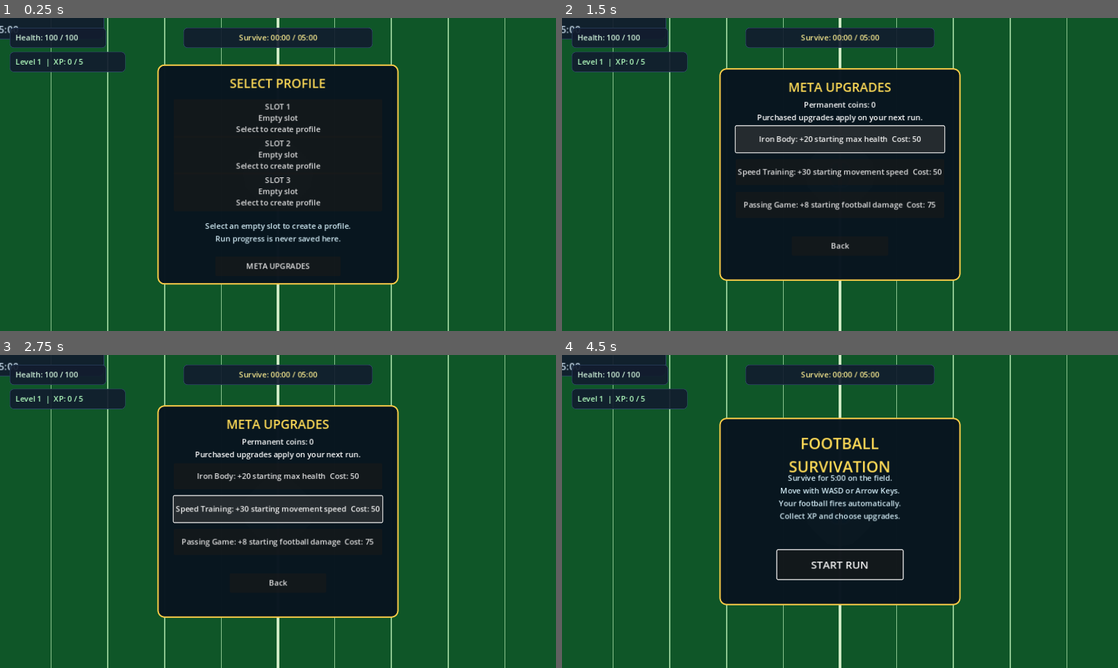
Above: before the commit, frames 1-4 (two rows, left to right).
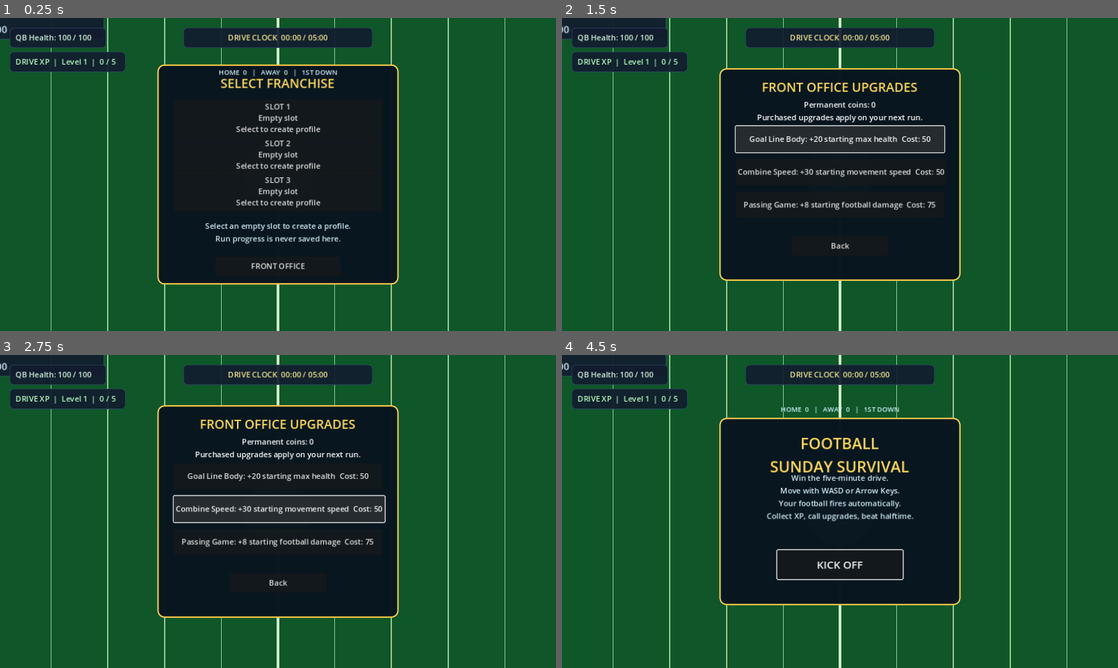
Above: after the commit, the same moments.

Repository: bulmaspanties/Football-Survivation
Game: Godot game, scene res://scenes/Main.tscn
Same seed, same stepped clock (60 frames per second), same inputs: the game is played once before the commit and once after it.
Inputs:
- Up to frame 1 (0.25 s): no input
- Up to frame 2 (1.5 s): click "META UPGRADES" (after the commit: "FRONT OFFICE") at 0.5 s; click "Iron Body: +20 starting max h…" (after the commit: "Goal Line Body: +20 starting …") at 1.25 s
- Up to frame 3 (2.75 s): click "Speed Training: +30 starting …" (after the commit: "Combine Speed: +30 starting m…") at 2 s
- Up to frame 4 (4.5 s): click "Passing Game: +8 starting foo…" at 2.75 s; click "Back" at 3.5 s; click "SLOT 1 Empty slot Select to c…" at 4.25 s

The runs differ from the first frame. In frame 1, 1.4% of the frame differs, in the area x 0-61%, y 2-81%; in frame 2, 2.1%; in frame 3, 2.2%; in frame 4, 2.2%, in the area x 0-64%, y 2-69%.

Commit message:
Polish football presentation
Co-authored-by: Copilot App <223556219+Copilot@users.noreply.github.com>

Diff:
--- a/scenes/Main.tscn
+++ b/scenes/Main.tscn
@@ -122,6 +122,56 @@
 polygon = PackedVector2Array(470, -300, 560, -300, 560, 300, 470, 300)
 color = Color(0.04, 0.25, 0.13, 1)
 
+[node name="HomeSideline" type="Line2D" parent="Arena"]
+points = PackedVector2Array(-540, -286, 540, -286)
+width = 3.0
+default_color = Color(1, 0.82, 0.3, 0.9)
+
+[node name="AwaySideline" type="Line2D" parent="Arena"]
+points = PackedVector2Array(-540, 286, 540, 286)
+width = 3.0
+default_color = Color(1, 0.82, 0.3, 0.9)
+
+[node name="HomeGoalpost" type="Line2D" parent="Arena"]
+points = PackedVector2Array(-548, 0, -548, -42, -520, -42, -520, 0)
+width = 5.0
+default_color = Color(1, 0.86, 0.35, 1)
+
+[node name="AwayGoalpost" type="Line2D" parent="Arena"]
+points = PackedVector2Array(548, 0, 548, -42, 520, -42, 520, 0)
+width = 5.0
+default_color = Color(1, 0.86, 0.35, 1)
+
+[node name="HomeEndZoneLabel" type="Label" parent="Arena"]
+offset_left = -552.0
+offset_top = -22.0
+offset_right = -478.0
+offset_bottom = 22.0
+theme_override_colors/font_color = Color(1, 0.82, 0.35, 0.8)
+theme_override_font_sizes/font_size = 14
+text = "HOME\nGOAL"
+horizontal_alignment = 1
+vertical_alignment = 1
+
+[node name="AwayEndZoneLabel" type="Label" parent="Arena"]
+offset_left = 478.0
+offset_top = -22.0
+offset_right = 552.0
+offset_bottom = 22.0
+theme_override_colors/font_color = Color(1, 0.82, 0.35, 0.8)
+theme_override_font_sizes/font_size = 14
+text = "AWAY\nGOAL"
+horizontal_alignment = 1
+vertical_alignment = 1
+
+[node name="CrowdTop" type="Polygon2D" parent="Arena"]
+polygon = PackedVector2Array(-520, -326, -500, -340, -480, -326, -460, -340, -440, -326, -420, -340, -400, -326, -380, -340, -360, -326, -340, -340, -320, -326, -300, -340, -280, -326, -260, -340, -240, -326, -220, -340, -200, -326, -180, -340, -160, -326, -140, -340, -120, -326, -100, -340, -80, -326, -60, -340, -40, -326, -20, -340, 0, -326, 20, -340, 40, -326, 60, -340, 80, -326, 100, -340, 120, -326, 140, -340, 160, -326, 180, -340, 200, -326, 220, -340, 240, -326, 260, -340, 280, -326, 300, -340, 320, -326, 340, -340, 360, -326, 380, -340, 400, -326, 420, -340, 440, -326, 460, -340, 480, -326, 500, -340, 520, -326)
+color = Color(0.15, 0.19, 0.27, 0.9)
+
+[node name="CrowdBottom" type="Polygon2D" parent="Arena"]
+polygon = PackedVector2Array(-520, 326, -500, 340, -480, 326, -460, 340, -440, 326, -420, 340, -400, 326, -380, 340, -360, 326, -340, 340, -320, 326, -300, 340, -280, 326, -260, 340, -240, 326, -220, 340, -200, 326, -180, 340, -160, 326, -140, 340, -120, 326, -100, 340, -80, 326, -60, 340, -40, 326, -20, 340, 0, 326, 20, 340, 40, 326, 60, 340, 80, 326, 100, 340, 120, 326, 140, 340, 160, 326, 180, 340, 200, 326, 220, 340, 240, 326, 260, 340, 280, 326, 300, 340, 320, 326, 340, 340, 360, 326, 380, 340, 400, 326, 420, 340, 440, 326, 460, 340, 480, 326, 500, 340, 520, 326)
+color = Color(0.15, 0.19, 0.27, 0.9)
+
 [node name="YardLineLeft40" type="Line2D" parent="Arena"]
 points = PackedVector2Array(-376, -300, -376, 300)
 width = 2.0
@@ -225,7 +275,7 @@
 offset_right = 248.0
 offset_bottom = 54.0
 theme_override_colors/font_color = Color(0.82, 0.9, 0.96, 1)
-text = "MOVE  WASD / ARROWS\nSURVIVE  5:00"
+text = "MOVE  WASD / ARROWS\nDRIVE  5:00"
 vertical_alignment = 1
 
 [node name="HUD" type="CanvasLayer" parent="."]
@@ -246,7 +296,7 @@
 offset_bottom = 92.0
 theme_override_colors/font_color = Color(1, 0.86, 0.34, 1)
 theme_override_font_sizes/font_size = 32
-text = "FOOTBALL\nSURVIVATION"
+text = "FOOTBALL\nSUNDAY SURVIVAL"
 horizontal_alignment = 1
 vertical_alignment = 1
 
@@ -256,7 +306,7 @@
 offset_right = 456.0
 offset_bottom = 220.0
 theme_override_colors/font_color = Color(0.82, 0.92, 0.96, 1)
-text = "Survive for 5:00 on the field.\nMove with WASD or Arrow Keys.\nYour football fires automatically.\nCollect XP and choose upgrades."
+text = "Win the five-minute drive.\nMove with WASD or Arrow Keys.\nYour football fires automatically.\nCollect XP, call upgrades, beat halftime."
 horizontal_alignment = 1
 vertical_alignment = 1
 
@@ -267,7 +317,7 @@
 offset_bottom = 334.0
 process_mode = 3
 theme_override_font_sizes/font_size = 22
-text = "START RUN"
+text = "KICK OFF"
 
 [node name="ProfilePanel" type="Panel" parent="HUD"]
 process_mode = 3
@@ -285,7 +335,7 @@
 offset_bottom = 58.0
 theme_override_colors/font_color = Color(1, 0.86, 0.34, 1)
 theme_override_font_sizes/font_size = 26
-text = "SELECT PROFILE"
+text = "SELECT FRANCHISE"
 horizontal_alignment = 1
 
 [node name="Slot1" type="Button" parent="HUD/ProfilePanel"]
@@ -328,7 +378,7 @@
 offset_right = 380.0
 offset_bottom = 438.0
 process_mode = 3
-text = "META UPGRADES"
+text = "FRONT OFFICE"
 
 [node name="HealthPanel" type="Panel" parent="HUD"]
 offset_left = 20.0
@@ -344,7 +394,7 @@
 offset_right = 188.0
 offset_bottom = 34.0
 theme_override_colors/font_color = Color(0.82, 0.96, 0.86, 1)
-text = "Health: 100 / 100"
+text = "QB Health: 100 / 100"
 vertical_alignment = 1
 
 [node name="SurvivalPanel" type="Panel" parent="HUD"]
@@ -361,7 +411,7 @@
 offset_right = 380.0
 offset_bottom = 34.0
 theme_override_colors/font_color = Color(0.95, 0.9, 0.55, 1)
-text = "Survive: 00:00 / 05:00"
+text = "DRIVE CLOCK  00:00 / 05:00"
 horizontal_alignment = 1
 vertical_alignment = 1
 
@@ -373,6 +423,16 @@
 theme_override_colors/font_color = Color(1, 0.75, 0.28, 1)
 horizontal_alignment = 1
 text = ""
+
+[node name="ScoreboardLabel" type="Label" parent="HUD"]
+offset_left = 420.0
+offset_top = 102.0
+offset_right = 732.0
+offset_bottom = 128.0
+theme_override_colors/font_color = Color(0.82, 0.95, 1, 1)
+theme_override_font_sizes/font_size = 14
+text = "HOME  0   |   AWAY  0   |   1ST DOWN"
+horizontal_alignment = 1
 
 [node name="ExperiencePanel" type="Panel" parent="HUD"]
 offset_left = 20.0
@@ -388,7 +448,7 @@
 offset_right = 228.0
 offset_bottom = 34.0
 theme_override_colors/font_color = Color(0.7, 1, 0.75, 1)
-text = "Level 1  |  XP: 0 / 5"
+text = "DRIVE XP  |  Level 1  |  0 / 5"
 vertical_alignment = 1
 
 [node name="UpgradePanel" type="Panel" parent="HUD"]
@@ -407,7 +467,7 @@
 offset_right = 476.0
 offset_bottom = 56.0
 theme_override_colors/font_color = Color(0.82, 0.95, 1, 1)
-text = "Level up - Choose an upgrade"
+text = "HALFTIME HUDDLE - Call an upgrade"
 horizontal_alignment = 1
 vertical_alignment = 1
 
@@ -447,7 +507,7 @@
 offset_right = 360.0
 offset_bottom = 112.0
 theme_override_colors/font_color = Color(1, 0.86, 0.86, 1)
-text = "GAME OVER\nThe arena got you."
+text = "TURNOVER ON DOWNS\nThe defense won this drive."
 horizontal_alignment = 1
 vertical_alignment = 1
 
@@ -482,7 +542,7 @@
 offset_right = 280.0
 offset_bottom = 82.0
 theme_override_colors/font_color = Color(0.82, 1, 0.86, 1)
-text = "VICTORY!\nYou survived the run."
+text = "TOUCHDOWN!\nYou won the full drive."
 horizontal_alignment = 1
 vertical_alignment = 1
 
@@ -518,7 +578,7 @@
 offset_bottom = 58.0
 theme_override_colors/font_color = Color(1, 0.86, 0.34, 1)
 theme_override_font_sizes/font_size = 26
-text = "META UPGRADES"
+text = "FRONT OFFICE UPGRADES"
 horizontal_alignment = 1
 
 [node name="Status" type="Label" parent="HUD/MetaPanel"]
@@ -574,7 +634,7 @@
 offset_bottom = 58.0
 theme_override_colors/font_color = Color(0.82, 0.95, 1, 1)
 theme_override_font_sizes/font_size = 28
-text = "GAME PAUSED"
+text = "SIDELINE PAUSE"
 horizontal_alignment = 1
 
 [node name="ResumeButton" type="Button" parent="HUD/PausePanel"]
@@ -583,7 +643,7 @@
 offset_right = 310.0
 offset_bottom = 116.0
 process_mode = 3
-text = "Resume"
+text = "Back to the Field"
 
 [node name="RestartButton" type="Button" parent="HUD/PausePanel"]
 offset_left = 70.0
@@ -591,7 +651,7 @@
 offset_right = 310.0
 offset_bottom = 166.0
 process_mode = 3
-text = "Restart Run"
+text = "Restart Drive"
 
 [node name="TitleButton" type="Button" parent="HUD/PausePanel"]
 offset_left = 70.0
@@ -599,7 +659,7 @@
 offset_right = 310.0
 offset_bottom = 216.0
 process_mode = 3
-text = "Return to Title"
+text = "Return to Kickoff"
 
 [node name="ProfileButton" type="Button" parent="HUD/PausePanel"]
 offset_left = 70.0
--- a/scripts/main.gd
+++ b/scripts/main.gd
@@ -55,11 +55,11 @@
 	{"id": "tackle_unlock", "label": "Unlock Tackle Burst (close-range damage)", "category": "weapon"},
 	{"id": "hail_mary_unlock", "label": "Unlock Hail Mary (long-range power shot)", "category": "weapon"},
 	{"id": "stiff_arm_unlock", "label": "Unlock Stiff Arm (melee arc)", "category": "weapon"},
-	{"id": "football_damage", "label": "Powerful kicks (+8 football damage)"},
-	{"id": "attack_cooldown", "label": "Quick feet (fire 0.12s faster)"},
-	{"id": "projectile_speed", "label": "Long pass (+80 football speed)"},
-	{"id": "max_health", "label": "Tougher player (+20 max health)"},
-	{"id": "movement_speed", "label": "Sprint training (+30 movement speed)"},
+	{"id": "football_damage", "label": "Power Run (+8 football damage)"},
+	{"id": "attack_cooldown", "label": "Quick Snap (fire 0.12s faster)"},
+	{"id": "projectile_speed", "label": "Long Bomb (+80 football speed)"},
+	{"id": "max_health", "label": "Goal Line Stand (+20 max health)"},
+	{"id": "movement_speed", "label": "Open Field Sprint (+30 movement speed)"},
 ]
 
 func _ready() -> void:
@@ -109,14 +109,14 @@
 		return
 	boss_reward_granted = true
 	boss_active = false
-	boss_status.text = "HALFTIME ELITE DEFEATED"
+	boss_status.text = "HALFTIME ELITE DEFEATED - BALL RECOVERED"
 	ProfileManager.add_currency(50)
 
 func _process(delta: float) -> void:
 	if get_tree().paused or not run_started or run_finished:
 		return
 	survival_time = minf(survival_time + delta, RUN_DURATION_SECONDS)
-	survival_label.text = "Survive: %s / %s" % [_format_time(survival_time), _format_time(RUN_DURATION_SECONDS)]
+	survival_label.text = "DRIVE CLOCK  %s / %s" % [_format_time(survival_time), _format_time(RUN_DURATION_SECONDS)]
 	var pressure := 1.0 + maxf(survival_time - ESCALATION_START_SECONDS, 0.0) / RUN_DURATION_SECONDS
 	enemy_spawner.set_pressure(pressure)
 	if not boss_event_triggered and survival_time >= HALFTIME_BOSS_SECONDS:
@@ -124,7 +124,7 @@
 	if boss_warning_remaining > 0.0:
 		boss_warning_remaining = maxf(boss_warning_remaining - delta, 0.0)
 		if boss_warning_remaining <= 0.0 and boss_active:
-			boss_status.text = "HALFTIME ELITE ACTIVE"
+			boss_status.text = "HALFTIME ELITE ACTIVE - PROTECT THE BALL"
 	if survival_time >= RUN_DURATION_SECONDS:
 		_finish_victory()
 
@@ -132,7 +132,7 @@
 	boss_event_triggered = true
 	boss_active = true
 	boss_warning_remaining = HALFTIME_WARNING_SECONDS
-	boss_status.text = "HALFTIME WARNING - ELITE ARRIVING"
+	boss_status.text = "HALFTIME WARNING - ELITE TAKING THE FIELD"
 	enemy_spawner.spawn_boss()
 
 func _format_time(seconds: float) -> String:
@@ -140,13 +140,13 @@
 	return "%02d:%02d" % [whole_seconds / 60, whole_seconds % 60]
 
 func _on_player_health_changed(current_health: float, maximum_health: float) -> void:
-	health_label.text = "Health: %d / %d" % [current_health, maximum_health]
+	health_label.text = "QB Health: %d / %d" % [current_health, maximum_health]
 
 func _on_player_experience_changed(current_experience: int, experience_to_next_level: int, current_level: int) -> void:
-	experience_label.text = "Level %d  |  XP: %d / %d" % [current_level, current_experience, experience_to_next_level]
+	experience_label.text = "DRIVE XP  |  Level %d  |  %d / %d" % [current_level, current_experience, experience_to_next_level]
 
 func _on_player_level_up(new_level: int) -> void:
-	upgrade_title.text = "Level %d - Choose an upgrade" % new_level
+	upgrade_title.text = "HALFTIME HUDDLE - Call a play (Level %d)" % new_level
 	var options := _available_upgrade_options()
 	var start_index := (new_level - 1) % options.size()
 	for index in upgrade_buttons.size():
@@ -163,14 +163,14 @@
 			continue
 		options.append(option)
 	if player.tackle_unlocked:
-		options.append({"id": "tackle_damage", "label": "Tackle training (+10 burst damage)", "category": "weapon"})
-		options.append({"id": "tackle_cooldown", "label": "Fast tackle (-0.3s burst cooldown)", "category": "weapon"})
+		options.append({"id": "tackle_damage", "label": "Tackle Drill (+10 burst damage)", "category": "weapon"})
+		options.append({"id": "tackle_cooldown", "label": "Quick Tackle (-0.3s burst cooldown)", "category": "weapon"})
 	if player.hail_mary_unlocked:
-		options.append({"id": "hail_mary_damage", "label": "Hail Mary power (+20 shot damage)", "category": "weapon"})
-		options.append({"id": "hail_mary_cooldown", "label": "Quick release (-0.5s Hail Mary cooldown)", "category": "weapon"})
+		options.append({"id": "hail_mary_damage", "label": "Hail Mary Power (+20 shot damage)", "category": "weapon"})
+		options.append({"id": "hail_mary_cooldown", "label": "Quick Release (-0.5s Hail Mary cooldown)", "category": "weapon"})
 	if player.stiff_arm_unlocked:
-		options.append({"id": "stiff_arm_damage", "label": "Stronger stiff arm (+10 arc damage)", "category": "weapon"})
-		options.append({"id": "stiff_arm_cooldown", "label": "Fast hands (-0.25s stiff arm cooldown)", "category": "weapon"})
+		options.append({"id": "stiff_arm_damage", "label": "Stiff Arm Drill (+10 arc damage)", "category": "weapon"})
+		options.append({"id": "stiff_arm_cooldown", "label": "Fast Hands (-0.25s stiff arm cooldown)", "category": "weapon"})
 	return options
 
 func _on_upgrade_selected(button_index: int) -> void:
@@ -322,7 +322,7 @@
 func _purchase_meta_upgrade(index: int) -> void:
 	var upgrade_id: String = ProfileManager.META_UPGRADES[index]["id"]
 	if ProfileManager.purchase_upgrade(upgrade_id):
-		meta_status.text = "Purchased. Applies on the next run.\nCoins: %d" % ProfileManager.currency()
+		meta_status.text = "Signed. Applies on the next kickoff.\nCoins: %d" % ProfileManager.currency()
 	else:
 		meta_status.text = "Cannot purchase: already owned or insufficient coins.\nCoins: %d" % ProfileManager.currency()
 	_refresh_meta_upgrades()
--- a/scripts/profile_manager.gd
+++ b/scripts/profile_manager.gd
@@ -8,8 +8,8 @@
 var profiles: Array[Dictionary] = []
 
 const META_UPGRADES := [
-	{"id": "iron_body", "label": "Iron Body: +20 starting max health", "cost": 50},
-	{"id": "speed_training", "label": "Speed Training: +30 starting movement speed", "cost": 50},
+	{"id": "iron_body", "label": "Goal Line Body: +20 starting max health", "cost": 50},
+	{"id": "speed_training", "label": "Combine Speed: +30 starting movement speed", "cost": 50},
 	{"id": "passing_game", "label": "Passing Game: +8 starting football damage", "cost": 75},
 ]
 
Not shown, changed: README.md
